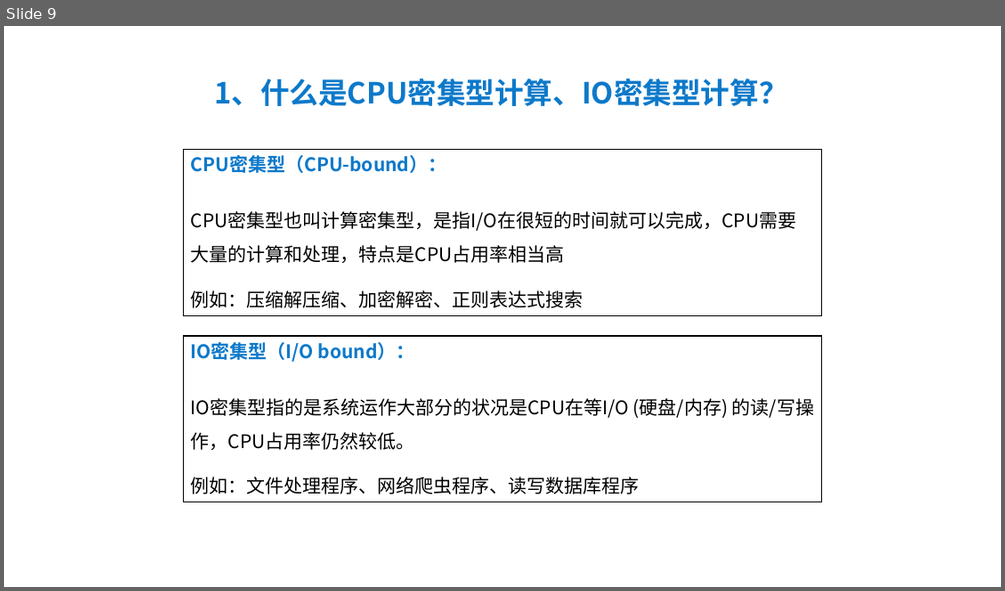
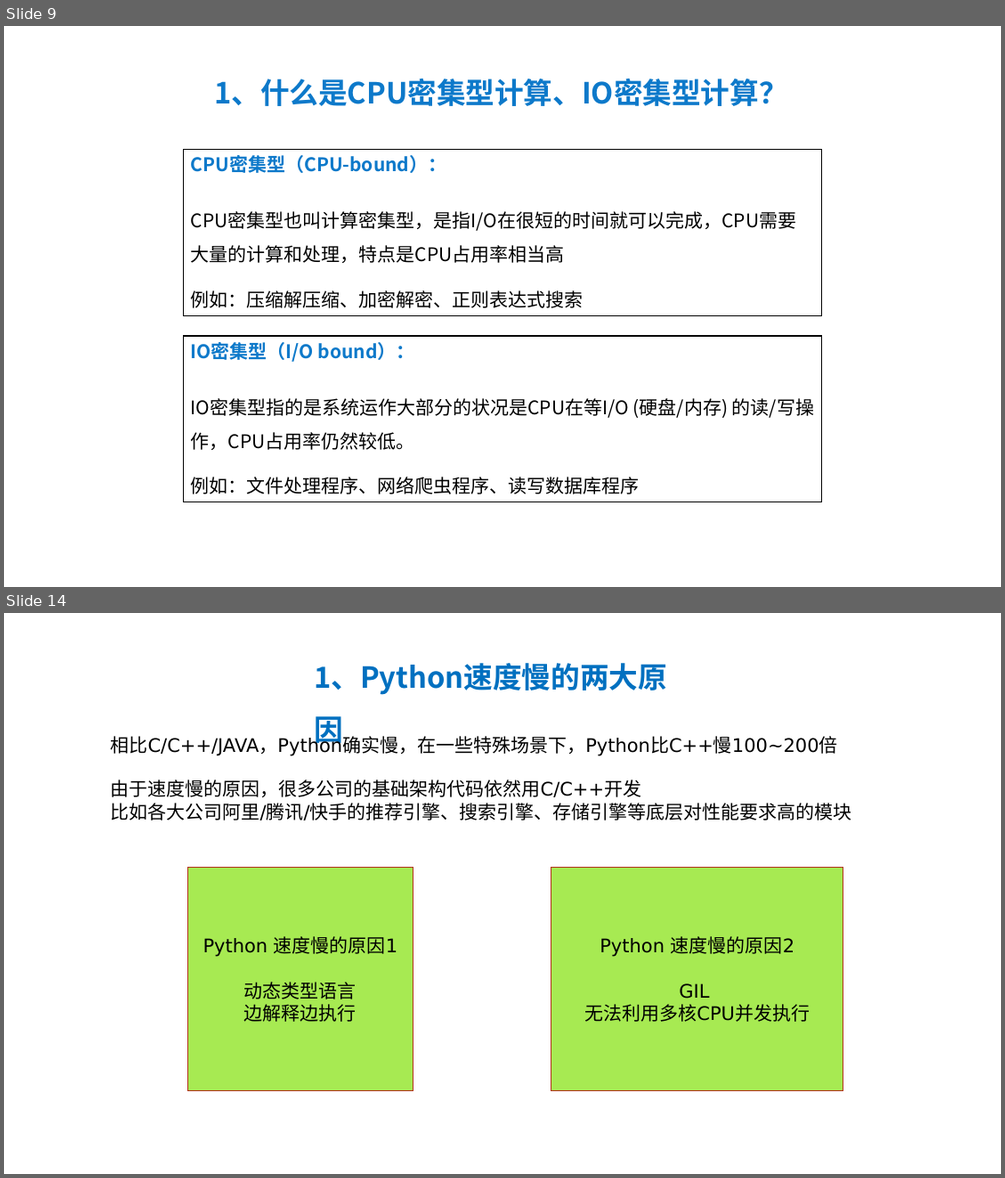
Before and after one commit to peiss/ant-learn-python-concurrent, a slide deck: Python并发编程简介.pptx. Shown one above the other, each under a label of ours: slide 9 before the commit, slides 9 and 14 after it; the slides between them are not shown. The pictures are 1005x591 and 1005x1178 pixels, drawn with LibreOffice and Linux fonts; fonts in the diff are those of the drawing. Boxes give left, top, right and bottom in pixels: in the first picture for what was removed or moved away, otherwise in the second. Text is boxed around its words. In the diff, an @@ line names an element or a change of style, - is before the commit and + after.

```diff
--- a/Python并发编程简介.pptx
+++ b/Python并发编程简介.pptx
@@ slide 14 added at bbox=[4, 613, 1001, 1174], background #FFFFFF @@
@@ text added at bbox=[314, 663, 667, 695], 28 pt, text #0070C0, bold @@
+1、Python速度慢的两大原因
@@ text added at bbox=[111, 733, 838, 756], 18 pt, text #000000 @@
+相比C/C++/JAVA，Python确实慢，在一些特殊场景下，Python比C++慢100~200倍
@@ text added at bbox=[111, 779, 852, 820], 18 pt, text #000000 @@
+由于速度慢的原因，很多公司的基础架构代码依然用C/C++开发
+比如各大公司阿里/腾讯/快手的推荐引擎、搜索引擎、存储引擎等底层对性能要求高的模块
@@ rectangle added at bbox=[188, 868, 413, 1090], fill #A7EA52, outline #B2301B 1 pt, 18 pt, text #000000 @@
+Python 速度慢的原因1
+动态类型语言
+边解释边执行
@@ rectangle added at bbox=[551, 868, 843, 1090], fill #A7EA52, outline #B2301B 1 pt, 18 pt, text #000000 @@
+Python 速度慢的原因2
+GIL
+无法利用多核CPU并发执行
```
Also in this commit, not shown: 2 slides changed, 5 other slides added.
